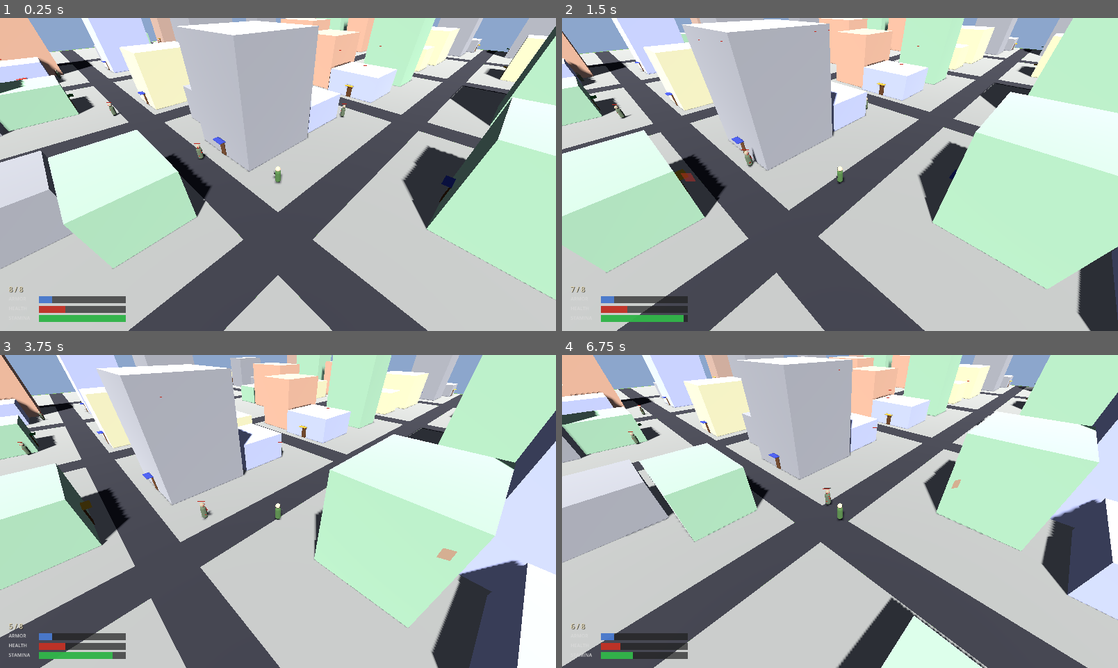
Above: before the commit, frames 1-4 (two rows, left to right).
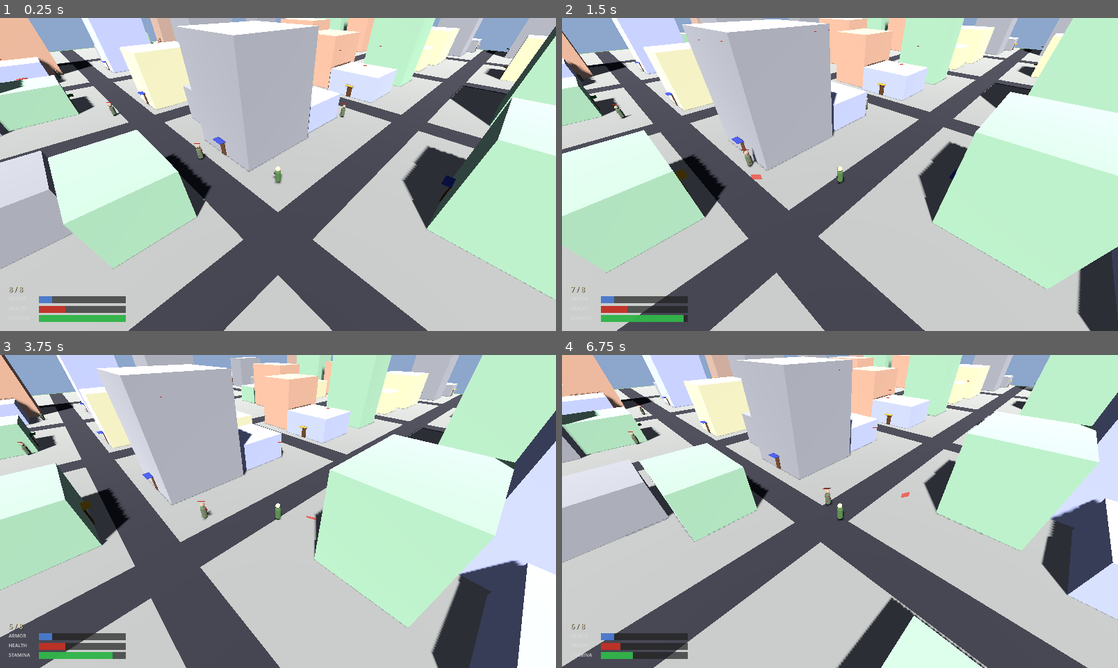
Above: after the commit, the same moments.

Repository: shaoqian2001/vibe-zombie
Game: Godot game, scene res://scenes/Main.tscn
The game is run twice, just before and just after one commit, with the same random seed, the same clock (stepped at 60 frames per second) and the same inputs.
Inputs (mouse positions are in pixels of both pictures, inside the frame that each line leads up to):
- Up to frame 1 (0.25 s): no input
- Up to frame 2 (1.5 s): move the mouse to (962, 158) at 0.52 s; press the mouse at (962, 158) at 0.53 s; hold D (move_right) 0.53-1.28 s; tap Shift (sprint) at 0.8, 1.35 s; move the mouse to (728, 190) at 1.27 s; release the mouse at (728, 190) at 1.28 s; hold S (move_backward) from 1.28 s (still down)
- Up to frame 3 (3.75 s): click (166, 527) at 1.55 s; move the mouse to (333, 442) at 2.02 s; release S (move_backward) at 2.03 s; hold D (move_right) 2.03-2.78 s; hold F (interact) 2.03-2.78 s; tap Shift (sprint) at 2.3 s; move the mouse to (250, 574) at 2.77 s; hold W (move_forward) 2.78-3.53 s; click (250, 574) at 2.85 s; move the mouse to (444, 558) at 3.52 s; hold A (move_left) from 3.53 s (still down); hold Shift (sprint) from 3.53 s (still down)
- Up to frame 4 (6.75 s): tap R (reload) at 4.15 s; move the mouse to (673, 464) at 4.27 s; release Shift (sprint) at 4.28 s; click (673, 464) at 4.35 s; move the mouse to (867, 511) at 5.02 s; release A (move_left) at 5.03 s; hold S (move_backward) 5.03-5.78 s; hold Shift (sprint) 5.03-5.78 s; move the mouse to (756, 433) at 5.77 s; hold D (move_right) 5.78-6.53 s; tap F (interact) at 5.85 s; click (756, 433) at 6.05 s; move the mouse to (962, 495) at 6.52 s; press the mouse at (962, 495) at 6.53 s; hold W (move_forward) from 6.53 s (still down)

The runs differ from the first frame. In frame 1, less than 0.1% of the frame differs, in the area x 49-50%, y 44-46%; in frame 2, less than 0.1%; in frame 3, 0.1%, in the area x 55-83%, y 51-66%; in frame 4, less than 0.1%.

Commit message:
Add weapon data table and raycast-based aim line
- Created weapon_data.gd with a weapon lookup table (pistol entry with
  damage, range, magazine_size, fire_rate, reload_time, spread, etc.)
- Refactored player.gd to read all gun stats from WeaponData instead
  of hardcoded constants, making it easy to add new weapons later
- Redesigned aim line to use physics raycast: it now stops at the first
  object hit (zombie, wall, etc.) instead of always extending to max range
- Aim line is 60% opacity red, configurable via aim_line_enabled flag
  (on by default for testing, will later be tied to accessories)

https://claude.ai/code/session_016qm4EvvEUs7PowHK6sgWGV

Diff:
--- a/scripts/player.gd
+++ b/scripts/player.gd
@@ -13,19 +13,16 @@
 const STAMINA_RECOVER := 10.0 # per second while not sprinting
 const STAMINA_RECOVER_DELAY := 2.0  # seconds after stop sprinting before recovery
 
-# Gun
-const MAGAZINE_SIZE := 8
-const BULLET_DAMAGE := 10.0
-const SHOOT_COOLDOWN := 0.25   # seconds between shots
-const RELOAD_TIME := 1.2       # seconds to reload
-const SHOOT_RANGE := 30.0      # max shooting distance
-
 var stamina: float = STAMINA_MAX
-var _sprint_cooldown: float = 0.0  # time remaining before stamina recovers
+var _sprint_cooldown: float = 0.0
 var _is_sprinting: bool = false
 
+# Current weapon (key into WeaponData.WEAPONS)
+var _current_weapon: String = "pistol"
+var _weapon_stats: Dictionary = {}
+
 # Gun state
-var ammo: int = MAGAZINE_SIZE
+var ammo: int = 0
 var _shoot_timer: float = 0.0
 var _reload_timer: float = 0.0
 var _is_reloading: bool = false
@@ -42,13 +39,14 @@
 # Pistol mesh (built in code, attached to right hand area)
 var _pistol_node: Node3D = null
 
-# Aim line (always visible, attached to scene root so it stays flat)
+# Aim line — togglable (will later be tied to accessories)
 var _aim_line: MeshInstance3D = null
+var aim_line_enabled: bool = true  # on by default for testing
 
 func _ready() -> void:
-	# Wait one frame so the scene tree is fully set up before finding the camera
 	await get_tree().process_frame
 	_camera = get_viewport().get_camera_3d()
+	_equip_weapon(_current_weapon)
 	_build_pistol()
 	_build_aim_line()
 
@@ -69,6 +67,20 @@
 		_try_shoot()
 	elif event.is_action_pressed("reload"):
 		_try_reload()
+
+# ------------------------------------------------------------------
+# Weapon system
+# ------------------------------------------------------------------
+
+func _equip_weapon(weapon_name: String) -> void:
+	_current_weapon = weapon_name
+	_weapon_stats = WeaponData.get_weapon(weapon_name)
+	ammo = _weapon_stats.get("magazine_size", 8)
+
+func _get_forward() -> Vector3:
+	var fwd := global_transform.basis.z
+	fwd.y = 0.0
+	return fwd.normalized()
 
 # ------------------------------------------------------------------
 # Pistol model
@@ -121,12 +133,12 @@
 	_pistol_node.add_child(muzzle)
 
 # ------------------------------------------------------------------
-# Aim line (starts from pistol muzzle, extends forward)
+# Aim line — raycast-based, stops at first obstacle
 # ------------------------------------------------------------------
 
 func _build_aim_line() -> void:
 	var mat := StandardMaterial3D.new()
-	mat.albedo_color = Color(1.0, 0.2, 0.15, 0.35)
+	mat.albedo_color = Color(1.0, 0.15, 0.1, 0.6)
 	mat.transparency = BaseMaterial3D.TRANSPARENCY_ALPHA
 	mat.shading_mode = BaseMaterial3D.SHADING_MODE_UNSHADED
 	mat.no_depth_test = true
@@ -135,14 +147,13 @@
 	var mesh := CylinderMesh.new()
 	mesh.top_radius = 0.02
 	mesh.bottom_radius = 0.02
-	mesh.height = 1.0  # will be rescaled each frame
+	mesh.height = 1.0  # rescaled each frame
 	mesh.material = mat
 
 	_aim_line = MeshInstance3D.new()
 	_aim_line.name = "AimLine"
 	_aim_line.mesh = mesh
 	_aim_line.cast_shadow = GeometryInstance3D.SHADOW_CASTING_SETTING_OFF
-	# Add to scene root so it's not affected by player rotation
 	get_tree().root.add_child.call_deferred(_aim_line)
 
 func _get_muzzle_world_pos() -> Vector3:
@@ -151,23 +162,48 @@
 	# Muzzle tip is just past the muzzle mesh (+Z = visual forward)
 	return _pistol_node.global_transform * Vector3(0.0, 0.06, 0.16)
 
+func _aim_raycast() -> Dictionary:
+	# Cast a ray from the muzzle in the forward direction up to weapon range.
+	# Returns { "end": Vector3, "hit": bool }
+	var weapon_range: float = _weapon_stats.get("range", 30.0)
+	var forward := _get_forward()
+	var ray_origin := _get_muzzle_world_pos()
+	var ray_end := ray_origin + forward * weapon_range
+
+	var space := get_world_3d().direct_space_state
+	var query := PhysicsRayQueryParameters3D.create(ray_origin, ray_end)
+	if self is CollisionObject3D:
+		query.exclude = [get_rid()]
+	query.collision_mask = 0xFFFFFFFF
+
+	var result := space.intersect_ray(query)
+	if result:
+		return { "end": result.position, "hit": true }
+	return { "end": ray_end, "hit": false }
+
 func _update_aim_line() -> void:
 	if _aim_line == null or not is_instance_valid(_aim_line):
 		return
 
+	# Toggle visibility
+	_aim_line.visible = aim_line_enabled
+	if not aim_line_enabled:
+		return
+
 	var muzzle_pos := _get_muzzle_world_pos()
-	var forward := global_transform.basis.z
-	forward.y = 0.0
-	if forward.length_squared() < 0.001:
-		return
-	forward = forward.normalized()
-	var aim_end := muzzle_pos + forward * SHOOT_RANGE
+	var aim := _aim_raycast()
+	var aim_end: Vector3 = aim["end"]
+	var aim_length := muzzle_pos.distance_to(aim_end)
+
+	if aim_length < 0.05:
+		_aim_line.visible = false
+		return
+
 	var mid := (muzzle_pos + aim_end) * 0.5
 
-	# Reset transform completely each frame to avoid rotation drift
 	_aim_line.global_transform = Transform3D.IDENTITY
 	_aim_line.global_position = mid
-	_aim_line.scale = Vector3(1, SHOOT_RANGE, 1)
+	_aim_line.scale = Vector3(1, aim_length, 1)
 	_aim_line.look_at(aim_end, Vector3.UP)
 	_aim_line.rotate_object_local(Vector3.RIGHT, PI * 0.5)
 
@@ -182,63 +218,56 @@
 		_reload_timer -= delta
 		if _reload_timer <= 0.0:
 			_is_reloading = false
-			ammo = MAGAZINE_SIZE
+			ammo = _weapon_stats.get("magazine_size", 8)
 
 func _try_shoot() -> void:
 	if _is_reloading or ammo <= 0 or _shoot_timer > 0.0:
 		return
 
 	ammo -= 1
-	_shoot_timer = SHOOT_COOLDOWN
+	_shoot_timer = WeaponData.shoot_cooldown(_current_weapon)
 	_fire_bullet()
 
 func _try_reload() -> void:
-	if _is_reloading or ammo == MAGAZINE_SIZE:
+	if _is_reloading or ammo == _weapon_stats.get("magazine_size", 8):
 		return
 	_is_reloading = true
-	_reload_timer = RELOAD_TIME
+	_reload_timer = _weapon_stats.get("reload_time", 1.2)
 
 func _fire_bullet() -> void:
-	var forward := global_transform.basis.z
-	forward.y = 0.0
-	forward = forward.normalized()
+	var forward := _get_forward()
+	var weapon_range: float = _weapon_stats.get("range", 30.0)
+	var damage: float = _weapon_stats.get("damage", 10.0)
 
 	var ray_origin := _get_muzzle_world_pos()
-	var ray_end := ray_origin + (forward * SHOOT_RANGE)
+	var ray_end := ray_origin + forward * weapon_range
 
 	var space := get_world_3d().direct_space_state
 	var query := PhysicsRayQueryParameters3D.create(ray_origin, ray_end)
-
-	# FIX 2: Exclude properly. get_rid() only works if THIS script is attached
-	# to a CollisionObject3D. If it's on a plain Node3D, it will fail.
-	# Usually, you want to exclude the player holding the gun:
 	if self is CollisionObject3D:
 		query.exclude = [get_rid()]
-	# else: query.exclude = [owner.get_rid()] # Use this if the gun is a child of the player
-
 	query.collision_mask = 0xFFFFFFFF
 
 	var result := space.intersect_ray(query)
 	if result and result.collider is CharacterBody3D:
 		var hit_body: CharacterBody3D = result.collider as CharacterBody3D
 		if hit_body.has_method("take_damage"):
-			hit_body.take_damage(BULLET_DAMAGE)
-
-	# Visual bullet tracer
+			hit_body.take_damage(damage)
+
 	_spawn_tracer(ray_origin, result.position if result else ray_end)
 
 func _spawn_tracer(from: Vector3, to: Vector3) -> void:
 	var dir := to - from
 	var length := dir.length()
 
-	# Prevent physics/math errors if the tracer is infinitely small
 	if length < 0.01:
 		return
 
 	var mid := (from + to) * 0.5
+	var tracer_color: Color = _weapon_stats.get("tracer_color", Color(1.0, 0.9, 0.3, 0.8))
 
 	var mat := StandardMaterial3D.new()
-	mat.albedo_color = Color(1.0, 0.9, 0.3, 0.8)
+	mat.albedo_color = tracer_color
 	mat.transparency = BaseMaterial3D.TRANSPARENCY_ALPHA
 	mat.shading_mode = BaseMaterial3D.SHADING_MODE_UNSHADED
 	mat.no_depth_test = true
@@ -253,14 +282,9 @@
 	mi.mesh = mesh
 	mi.name = "Tracer"
 
-	# FIX 3: Add to the Scene Tree FIRST!
-	# Modifying global_position and look_at() on an orphaned node breaks the transform matrix.
 	get_tree().root.add_child(mi)
-
 	mi.global_position = mid
 	mi.look_at(to, Vector3.UP)
-
-	# Rotate the cylinder so it lays flat along the Z axis instead of standing up
 	mi.rotate_object_local(Vector3.RIGHT, PI * 0.5)
 
 	var tw := get_tree().create_tween()
@@ -296,7 +320,6 @@
 	if input.length() < 0.05 or _camera == null:
 		return Vector3.ZERO
 
-	# Movement is relative to the camera orientation (fixed isometric view)
 	var cam_basis := _camera.global_transform.basis
 	var cam_fwd   := -cam_basis.z
 	var cam_right := cam_basis.x
@@ -343,5 +366,5 @@
 func _sync_hud() -> void:
 	if hud:
 		hud.set_stamina(stamina / STAMINA_MAX * 100.0)
-		hud.set_ammo(ammo, MAGAZINE_SIZE)
+		hud.set_ammo(ammo, _weapon_stats.get("magazine_size", 8))
 		hud.set_reloading(_is_reloading)
--- /dev/null
+++ b/scripts/weapon_data.gd
@@ -0,0 +1,26 @@
+class_name WeaponData
+
+# Weapon lookup table — add new entries as weapons are introduced.
+# Each key is the weapon name; the value is a dictionary of stats.
+
+const WEAPONS := {
+	"pistol": {
+		"damage": 10.0,
+		"range": 30.0,          # max shooting / aim-line distance
+		"magazine_size": 8,
+		"fire_rate": 4.0,       # rounds per second  (1 / cooldown)
+		"reload_time": 1.2,     # seconds to reload
+		"spread": 0.0,          # accuracy cone half-angle in degrees (0 = perfect)
+		"bullet_speed": INF,    # hitscan (instant)
+		"tracer_color": Color(1.0, 0.9, 0.3, 0.8),
+	},
+}
+
+static func get_weapon(weapon_name: String) -> Dictionary:
+	return WEAPONS.get(weapon_name, {})
+
+static func shoot_cooldown(weapon_name: String) -> float:
+	var w := get_weapon(weapon_name)
+	if w.is_empty():
+		return 0.25
+	return 1.0 / w["fire_rate"]
